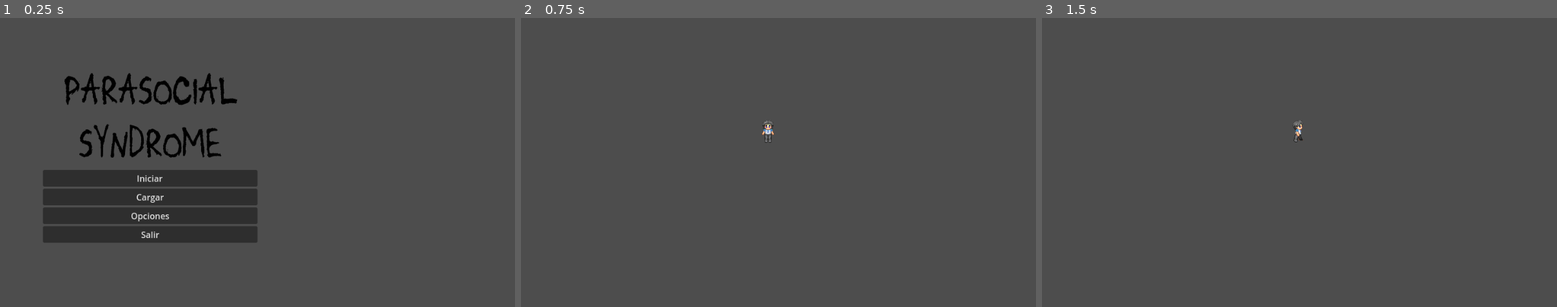
Above: before the commit, frames 1-3 (left to right).
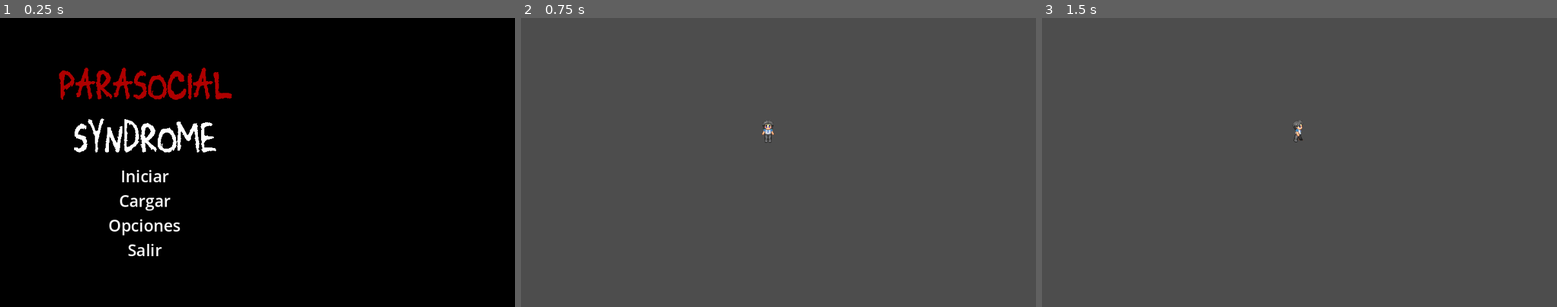
Above: after the commit, the same moments.

Repository: snova1/Parasocial_syndrome
Game: Godot game, scene res://menu.tscn
Same seed, same stepped clock (60 frames per second), same inputs: the game is played once before the commit and once after it.
Inputs (mouse positions are in pixels of both pictures, inside the frame that each line leads up to):
- Up to frame 1 (0.25 s): no input
- Up to frame 2 (0.75 s): click "Iniciar" at 0.5 s
- Up to frame 3 (1.5 s): tap Enter at 1.25 s; move the mouse to (1412, 148) at 1.27 s; hold D (derecha) from 1.28 s (still down)

The runs differ from the first frame. In frame 1, 99% of the frame differs, in the area x 0-100%, y 0-100%; in frame 2, nothing differs; in frame 3, nothing differs.

Commit message:
Cambios a menú

Diff:
--- a/parasocial-syndrome/jugador.tscn
+++ b/parasocial-syndrome/jugador.tscn
@@ -4,6 +4,21 @@
 [ext_resource type="Script" path="res://Scripts/Jugador/jugador.gd" id="1_splfa"]
 
 [sub_resource type="CircleShape2D" id="CircleShape2D_2b6qv"]
+
+[sub_resource type="Animation" id="Animation_rswjx"]
+length = 0.001
+tracks/0/type = "value"
+tracks/0/imported = false
+tracks/0/enabled = true
+tracks/0/path = NodePath("Sprite2D:frame")
+tracks/0/interp = 1
+tracks/0/loop_wrap = true
+tracks/0/keys = {
+"times": PackedFloat32Array(0),
+"transitions": PackedFloat32Array(1),
+"update": 1,
+"values": [0]
+}
 
 [sub_resource type="Animation" id="Animation_n2etc"]
 resource_name = "caminar_abajo"
@@ -20,21 +35,6 @@
 "transitions": PackedFloat32Array(1, 1, 1, 1),
 "update": 1,
 "values": [0, 1, 2, 3]
-}
-
-[sub_resource type="Animation" id="Animation_rswjx"]
-length = 0.001
-tracks/0/type = "value"
-tracks/0/imported = false
-tracks/0/enabled = true
-tracks/0/path = NodePath("Sprite2D:frame")
-tracks/0/interp = 1
-tracks/0/loop_wrap = true
-tracks/0/keys = {
-"times": PackedFloat32Array(0),
-"transitions": PackedFloat32Array(1),
-"update": 1,
-"values": [0]
 }
 
 [sub_resource type="Animation" id="Animation_ukx8a"]
@@ -54,6 +54,23 @@
 "values": [12, 13, 14, 15]
 }
 
+[sub_resource type="Animation" id="Animation_0tj6v"]
+resource_name = "caminar_derecha"
+length = 0.6666
+loop_mode = 1
+tracks/0/type = "value"
+tracks/0/imported = false
+tracks/0/enabled = true
+tracks/0/path = NodePath("Sprite2D:frame")
+tracks/0/interp = 1
+tracks/0/loop_wrap = true
+tracks/0/keys = {
+"times": PackedFloat32Array(0, 0.166667, 0.333333, 0.5),
+"transitions": PackedFloat32Array(1, 1, 1, 1),
+"update": 1,
+"values": [8, 9, 10, 11]
+}
+
 [sub_resource type="Animation" id="Animation_fe817"]
 resource_name = "caminar_izquierda"
 length = 0.6666
@@ -69,23 +86,6 @@
 "transitions": PackedFloat32Array(1, 1, 1, 1),
 "update": 1,
 "values": [4, 5, 6, 7]
-}
-
-[sub_resource type="Animation" id="Animation_0tj6v"]
-resource_name = "caminar_derecha"
-length = 0.6666
-loop_mode = 1
-tracks/0/type = "value"
-tracks/0/imported = false
-tracks/0/enabled = true
-tracks/0/path = NodePath("Sprite2D:frame")
-tracks/0/interp = 1
-tracks/0/loop_wrap = true
-tracks/0/keys = {
-"times": PackedFloat32Array(0, 0.166667, 0.333333, 0.5),
-"transitions": PackedFloat32Array(1, 1, 1, 1),
-"update": 1,
-"values": [8, 9, 10, 11]
 }
 
 [sub_resource type="AnimationLibrary" id="AnimationLibrary_2g1kb"]
--- a/parasocial-syndrome/menu.gd
+++ b/parasocial-syndrome/menu.gd
@@ -1,4 +1,44 @@
 extends Control
+
+var buttons = []
+var selected_index = -1
+var hovered_index= -1
+@onready var v_box_container: VBoxContainer = $MarginContainer/HBoxContainer/VBoxContainer
+
+func _ready():
+	buttons = v_box_container.get_children().filter(func(child): return child is Button)
+	for i in range(buttons.size()):
+		buttons[i].connect("mouse_entered",Callable(self, "_on_button_hovered").bind(i))
+		buttons[i].connect("mouse_exited",Callable(self, "_on_button_unhovered").bind(i))
+		buttons[i].connect("focus_exited",Callable(self, "_on_button_unhovered").bind(i))
+	update_selection()
+
+func update_selection():
+	for i in range(buttons.size()):
+		if i == selected_index or i == hovered_index:
+			buttons[i].text = "> " + buttons[i].text.lstrip(">")
+		else:
+			buttons[i].text = buttons[i].text.lstrip(">")
+
+func _input(event):
+	if event.is_action_pressed("ui_down"):
+		selected_index = (selected_index + 1) % buttons.size()
+		hovered_index= -1
+		update_selection()
+	elif event.is_action_pressed("ui_up"):
+		selected_index = (selected_index - 1 + buttons.size()) % buttons.size()
+		hovered_index= -1
+		update_selection()
+
+func _on_button_hovered(index):
+	hovered_index= index
+	selected_index = -1
+	update_selection()
+
+func _on_button_unhovered(index):
+	if hovered_index == index:
+		hovered_index=-1
+	update_selection()
 
 func _on_iniciar_pressed() -> void:
 	get_tree().change_scene_to_file("res://initial.tscn")
--- a/parasocial-syndrome/menu.tscn
+++ b/parasocial-syndrome/menu.tscn
@@ -1,7 +1,31 @@
-[gd_scene load_steps=3 format=3 uid="uid://ckioofsq8ei0b"]
+[gd_scene load_steps=15 format=3 uid="uid://ckioofsq8ei0b"]
 
 [ext_resource type="Script" path="res://menu.gd" id="1_4o7kl"]
-[ext_resource type="Texture2D" uid="uid://bnvpd6pon63ky" path="res://Assets/titulo.png" id="2_jw08i"]
+[ext_resource type="Texture2D" uid="uid://ck2qr3rqxetsj" path="res://Assets/titulo2.png" id="2_54kdd"]
+
+[sub_resource type="StyleBoxEmpty" id="StyleBoxEmpty_rokjx"]
+
+[sub_resource type="StyleBoxEmpty" id="StyleBoxEmpty_m0u70"]
+
+[sub_resource type="StyleBoxEmpty" id="StyleBoxEmpty_00qov"]
+
+[sub_resource type="StyleBoxEmpty" id="StyleBoxEmpty_2evvo"]
+
+[sub_resource type="StyleBoxEmpty" id="StyleBoxEmpty_rs5sp"]
+
+[sub_resource type="StyleBoxEmpty" id="StyleBoxEmpty_xvj3s"]
+
+[sub_resource type="StyleBoxEmpty" id="StyleBoxEmpty_x1xfo"]
+
+[sub_resource type="StyleBoxEmpty" id="StyleBoxEmpty_o1ki0"]
+
+[sub_resource type="StyleBoxEmpty" id="StyleBoxEmpty_v6p2m"]
+
+[sub_resource type="StyleBoxEmpty" id="StyleBoxEmpty_1erlj"]
+
+[sub_resource type="StyleBoxEmpty" id="StyleBoxEmpty_xi286"]
+
+[sub_resource type="StyleBoxEmpty" id="StyleBoxEmpty_w4ysm"]
 
 [node name="Menu" type="Control"]
 layout_mode = 3
@@ -12,6 +36,15 @@
 grow_vertical = 2
 script = ExtResource("1_4o7kl")
 
+[node name="ColorRect" type="ColorRect" parent="."]
+layout_mode = 1
+anchors_preset = 15
+anchor_right = 1.0
+anchor_bottom = 1.0
+grow_horizontal = 2
+grow_vertical = 2
+color = Color(0, 0, 0, 1)
+
 [node name="MarginContainer" type="MarginContainer" parent="."]
 layout_mode = 1
 anchors_preset = 15
@@ -19,10 +52,10 @@
 anchor_bottom = 1.0
 grow_horizontal = 2
 grow_vertical = 2
-theme_override_constants/margin_left = 80
-theme_override_constants/margin_top = 80
-theme_override_constants/margin_right = 80
-theme_override_constants/margin_bottom = 80
+theme_override_constants/margin_left = 70
+theme_override_constants/margin_top = 70
+theme_override_constants/margin_right = 70
+theme_override_constants/margin_bottom = 70
 
 [node name="HBoxContainer" type="HBoxContainer" parent="MarginContainer"]
 layout_mode = 2
@@ -32,22 +65,42 @@
 
 [node name="Titulo" type="TextureRect" parent="MarginContainer/HBoxContainer/VBoxContainer"]
 layout_mode = 2
-texture = ExtResource("2_jw08i")
+texture = ExtResource("2_54kdd")
 
 [node name="Iniciar" type="Button" parent="MarginContainer/HBoxContainer/VBoxContainer"]
 layout_mode = 2
+theme_override_colors/font_color = Color(1, 1, 1, 1)
+theme_override_font_sizes/font_size = 30
+theme_override_styles/hover = SubResource("StyleBoxEmpty_rokjx")
+theme_override_styles/pressed = SubResource("StyleBoxEmpty_m0u70")
+theme_override_styles/normal = SubResource("StyleBoxEmpty_00qov")
 text = "Iniciar"
 
 [node name="Cargar" type="Button" parent="MarginContainer/HBoxContainer/VBoxContainer"]
 layout_mode = 2
+theme_override_colors/font_color = Color(1, 1, 1, 1)
+theme_override_font_sizes/font_size = 30
+theme_override_styles/hover = SubResource("StyleBoxEmpty_2evvo")
+theme_override_styles/pressed = SubResource("StyleBoxEmpty_rs5sp")
+theme_override_styles/normal = SubResource("StyleBoxEmpty_xvj3s")
 text = "Cargar"
 
 [node name="Opciones" type="Button" parent="MarginContainer/HBoxContainer/VBoxContainer"]
 layout_mode = 2
+theme_override_colors/font_color = Color(1, 1, 1, 1)
+theme_override_font_sizes/font_size = 30
+theme_override_styles/hover = SubResource("StyleBoxEmpty_x1xfo")
+theme_override_styles/pressed = SubResource("StyleBoxEmpty_o1ki0")
+theme_override_styles/normal = SubResource("StyleBoxEmpty_v6p2m")
 text = "Opciones"
 
 [node name="Salir" type="Button" parent="MarginContainer/HBoxContainer/VBoxContainer"]
 layout_mode = 2
+theme_override_colors/font_color = Color(1, 1, 1, 1)
+theme_override_font_sizes/font_size = 30
+theme_override_styles/hover = SubResource("StyleBoxEmpty_1erlj")
+theme_override_styles/pressed = SubResource("StyleBoxEmpty_xi286")
+theme_override_styles/normal = SubResource("StyleBoxEmpty_w4ysm")
 text = "Salir"
 
 [node name="CenterContainer" type="CenterContainer" parent="MarginContainer/HBoxContainer"]
Binary file added: parasocial-syndrome/Assets/titulo2.png
Not shown, added: parasocial-syndrome/Assets/titulo2.png.import
